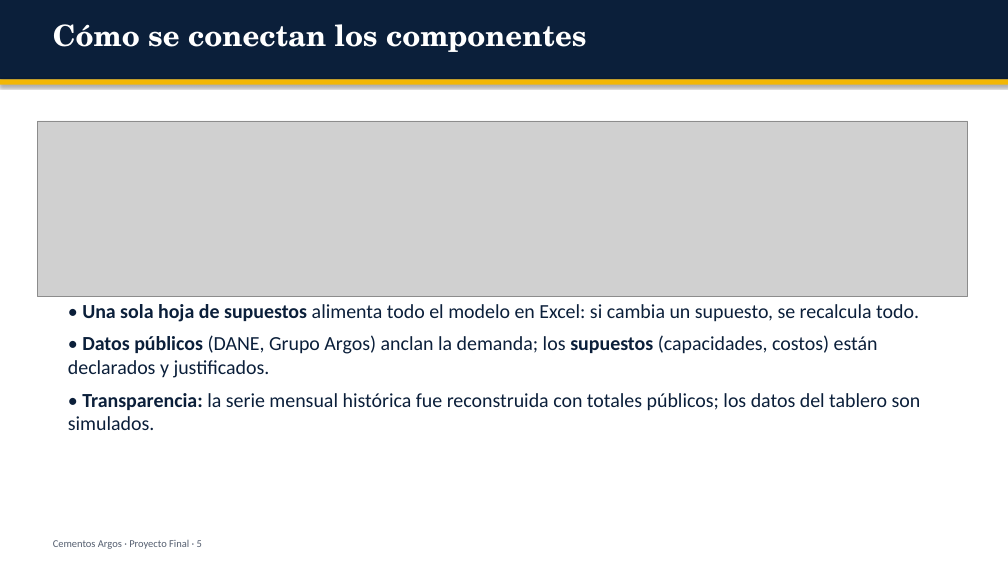
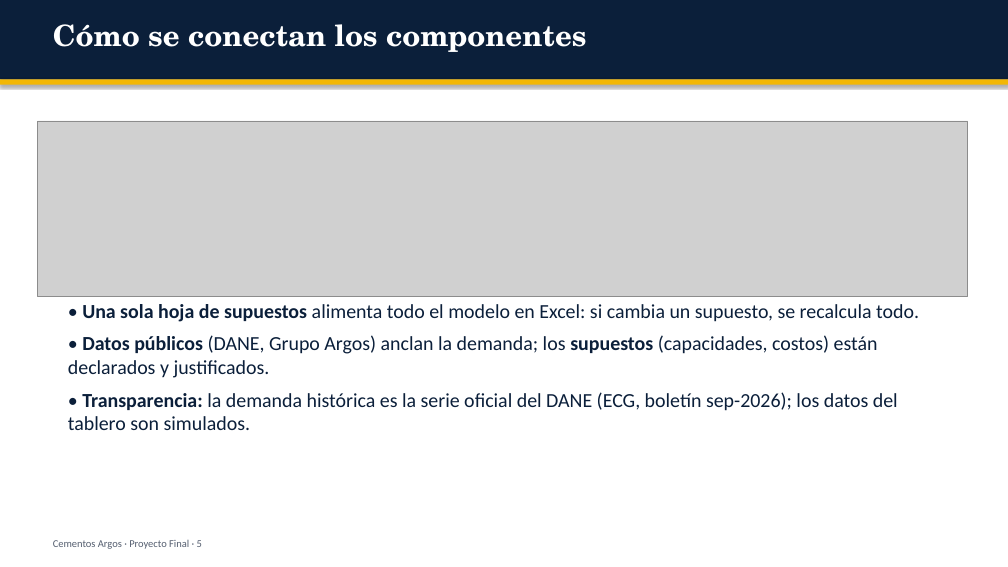
Before and after one commit to mauxysalcedo/mauxysalcedo.github.io, a slide deck: slide 5 of proyecto_final/Presentacion_Proyecto_Final_Argos.pptx. Drawn at 1008x567 pixels with LibreOffice and Linux fonts; fonts in the diff are those of the drawing; grey boxes stand for pictures. Boxes give left, top, right and bottom in pixels: in the first picture for what was removed or moved away, otherwise in the second. Text is boxed around its words. In the diff, an @@ line names an element or a change of style, - is before the commit and + after.

```diff
--- a/proyecto_final/Presentacion_Proyecto_Final_Argos.pptx
+++ b/proyecto_final/Presentacion_Proyecto_Final_Argos.pptx
@@ text at (68, 392, 898, 430): text changed @@
-• Transparencia: la serie mensual histórica fue reconstruida con totales públicos; los datos del tablero son simulados.
+• Transparencia: la demanda histórica es la serie oficial del DANE (ECG, boletín sep-2026); los datos del tablero son simulados.
```
Also in this commit, not shown: 12 other slides changed, 16 other files.
